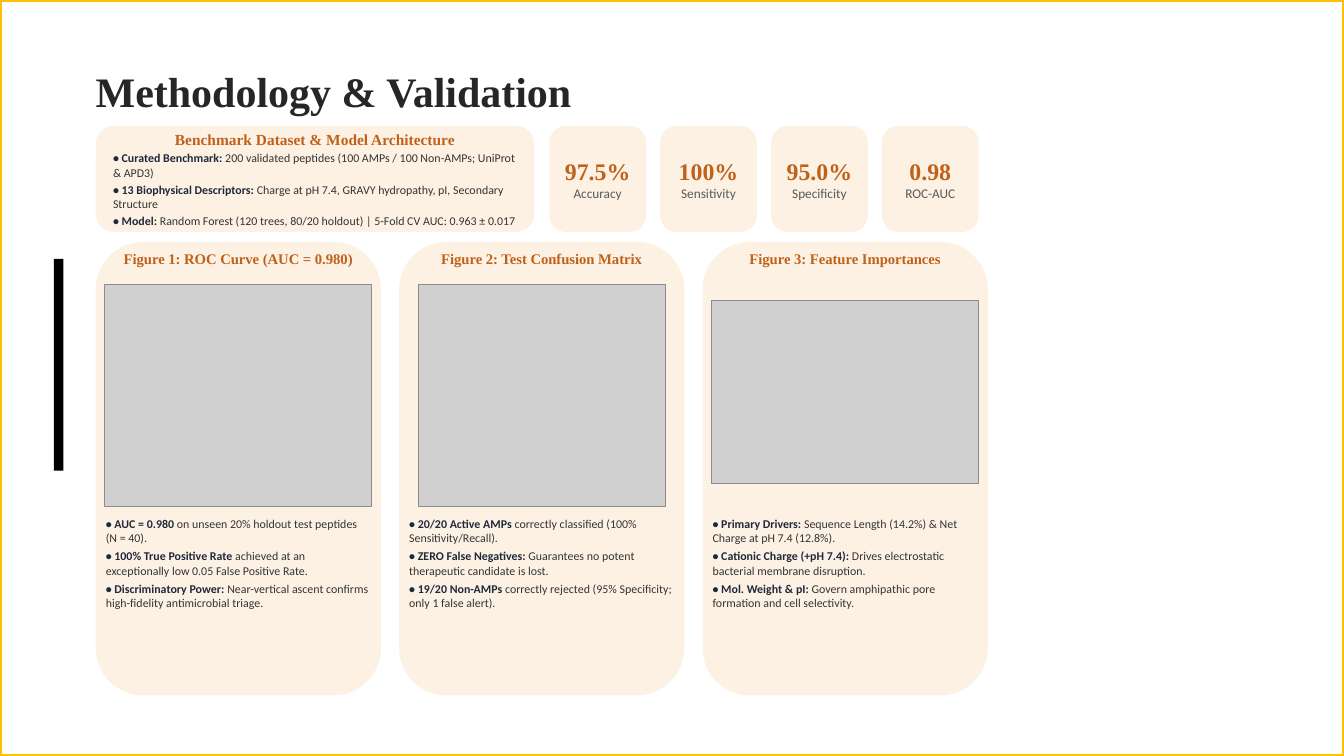
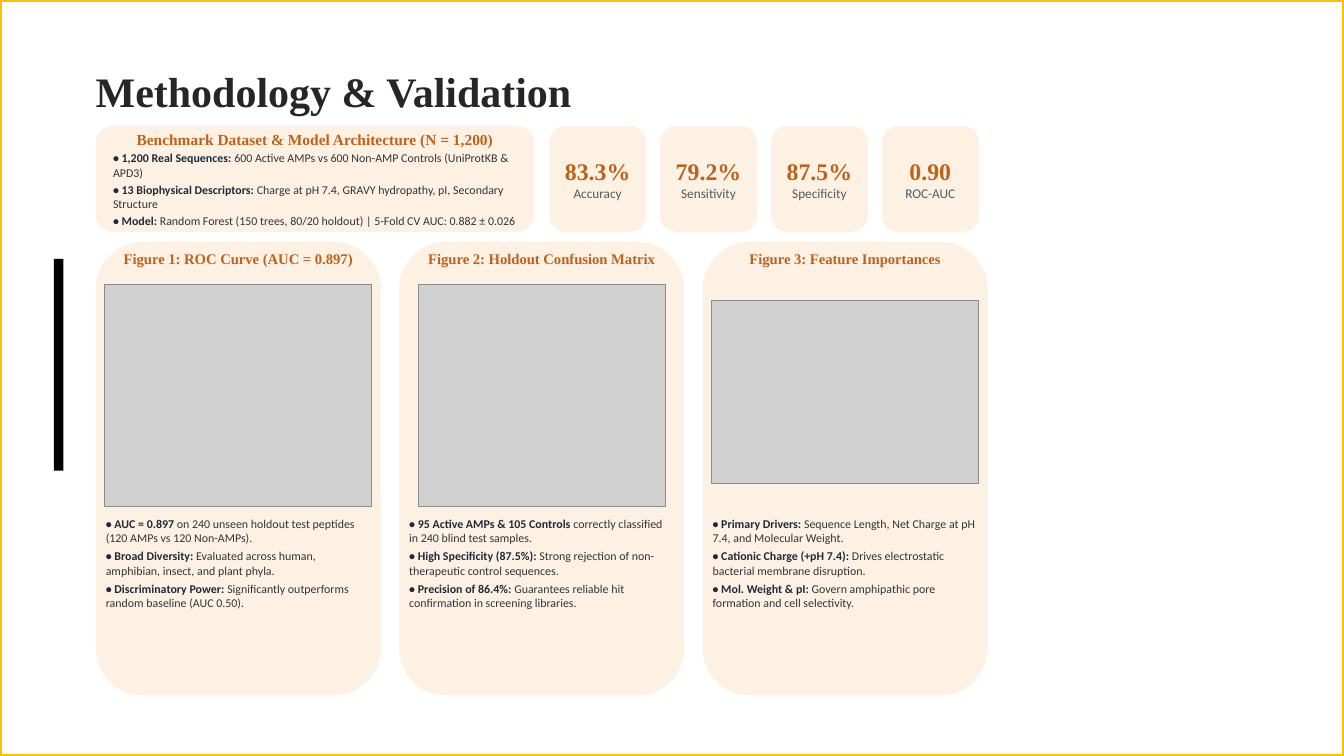
Before and after one commit to sreenivasbonala/biopept-ai, a slide deck: slide 3 of BioPept_AI_REVA_Template.pptx. Drawn at 1344x756 pixels with LibreOffice and Linux fonts; fonts in the diff are those of the drawing; grey boxes stand for pictures; background and template pictures are left out. Boxes give left, top, right and bottom in pixels: in the first picture for what was removed or moved away, otherwise in the second. Text is boxed around its words. In the diff, an @@ line names an element or a change of style, - is before the commit and + after.

Commit message:
Update site and deck to 1,200 UniProtKB Peptides benchmark with retrained model and figures

```diff
--- a/BioPept_AI_REVA_Template.pptx
+++ b/BioPept_AI_REVA_Template.pptx
@@ text in rounded rectangle at [113,134,497,179]: text changed; bold on @@
-Benchmark Dataset & Model Architecture
-• Curated Benchmark: 200 validated peptides (100 AMPs / 100 Non-AMPs; UniProt & APD3)
+Benchmark Dataset & Model Architecture (N = 1,200)
+• 1,200 Real Sequences: 600 Active AMPs vs 600 Non-AMP Controls (UniProtKB & APD3)
@@ text in rounded rectangle at [565,164,631,181]: text changed @@
-97.5%
+83.3%
@@ text in rounded rectangle at [676,164,742,181]: text changed @@
-100%
+79.2%
@@ text in rounded rectangle at [787,164,853,181]: text changed @@
-95.0%
+87.5%
@@ text in rounded rectangle at [909,164,951,181]: text changed @@
-0.98
+0.90
@@ text in rounded rectangle at [122,216,515,227]: text changed @@
-• Model: Random Forest (120 trees, 80/20 holdout) | 5-Fold CV AUC: 0.963 ± 0.017
+• Model: Random Forest (150 trees, 80/20 holdout) | 5-Fold CV AUC: 0.882 ± 0.026
@@ text at [124,254,353,268]: text changed @@
-Figure 1: ROC Curve (AUC = 0.980)
+Figure 1: ROC Curve (AUC = 0.897)
@@ text at [428,253,655,268]: text changed @@
-Figure 2: Test Confusion Matrix
+Figure 2: Holdout Confusion Matrix
@@ text at [106,519,355,609]: text changed @@
-• AUC = 0.980 on unseen 20% holdout test peptides (N = 40).
-• 100% True Positive Rate achieved at an exceptionally low 0.05 False Positive Rate.
-• Discriminatory Power: Near-vertical ascent confirms high-fidelity antimicrobial triage.
+• AUC = 0.897 on 240 unseen holdout test peptides (120 AMPs vs 120 Non-AMPs).
+• Broad Diversity: Evaluated across human, amphibian, insect, and plant phyla.
+• Discriminatory Power: Significantly outperforms random baseline (AUC 0.50).
@@ text at [409,519,662,609]: text changed @@
-• 20/20 Active AMPs correctly classified (100% Sensitivity/Recall).
-• ZERO False Negatives: Guarantees no potent therapeutic candidate is lost.
-• 19/20 Non-AMPs correctly rejected (95% Specificity; only 1 false alert).
+• 95 Active AMPs & 105 Controls correctly classified in 240 blind test samples.
+• High Specificity (87.5%): Strong rejection of non-therapeutic control sequences.
+• Precision of 86.4%: Guarantees reliable hit confirmation in screening libraries.
@@ text at [713,519,975,544]: text changed @@
-• Primary Drivers: Sequence Length (14.2%) & Net Charge at pH 7.4 (12.8%).
+• Primary Drivers: Sequence Length, Net Charge at pH 7.4, and Molecular Weight.
```
Also in this commit, not shown: 1 other slide changed, 9 other files.
